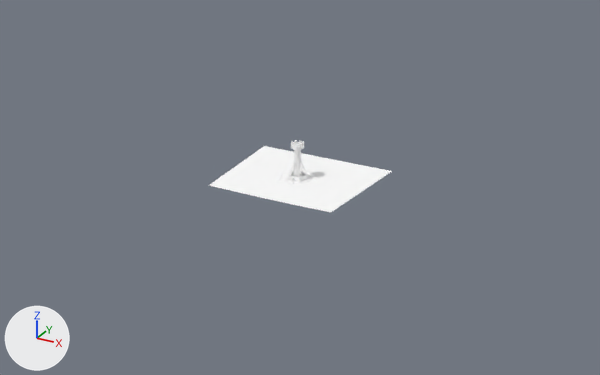
A saved change to the Blender file data/levels/basic_castle.blend.
Both versions are drawn from a 50 mm camera at (628.0, -1133.0, 550.0) aimed at (7.0, -3.0, -15.0). Arrows for +X, +Y and +Z are at lower left; the lights stay in place.

Objects in the first picture: 'Circle', 'Fosa', 'Ground', 'Ground.001', 'Murek'.
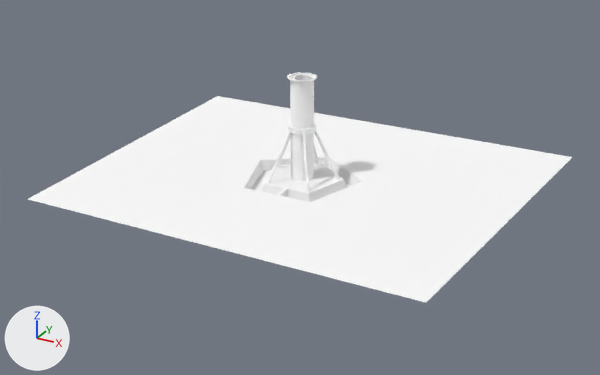
Where the newer file only moved an object's origin or applied its transform, the numbers keep the older frame.

What differs and where, as boxes (x1, y1, x2, y2) in the pictures (600 x 375 px; the box of a moved part takes in the faces that stretch with it):
'Ground', reshaped, moved, rescaled (196% wider, 210% taller)
    before: (209, 146, 392, 212)
    after: (28, 96, 572, 303)
'Circle', reshaped, moved, rescaled (121% wider, 189% taller)
    before: (291, 140, 304, 177)
    after: (287, 72, 317, 181)
'Circle.001', reshaped, moved, rescaled (190% wider, 180% taller)
    before: (293, 160, 302, 164)
    after: (288, 122, 316, 135)
'Fosa.001', added
    after: (252, 171, 350, 191)
'Wieza4.004', moved, rescaled
    before: (298, 164, 300, 183)
    after: (303, 133, 310, 192)
'Wieza4.001', moved, rescaled (178% wider, 200% taller)
    before: (286, 163, 294, 180)
    after: (267, 130, 291, 183)
'Wieza4.003', moved, rescaled
    before: (301, 163, 310, 179)
    after: (315, 131, 339, 179)
'Ground.001', deleted
    before: (264, 184, 291, 200)
'Murek', deleted
    before: (289, 171, 308, 182)
'Wieza4', moved, rescaled (not visible before)
    after: (277, 134, 291, 167)
'Wieza4.002', moved, rescaled (not visible before)
    after: (314, 145, 319, 165)
'Circle.002', added
    after: (292, 75, 297, 79)
part 1 of me_meshfosa, built on
    before: (278, 171, 318, 184)
    after: (244, 157, 361, 202)
part 2 of me_meshground, moved or reshaped
    before: (209, 182, 330, 212)
    after: (29, 188, 426, 303)
part 4 of me_circle_001, built on
    after: (288, 122, 316, 129)

What changed in the scene script:
```text
Change me_meshfosa:
    used by ob_fosa; location = (-8.0, -5.0, 7.0); rotation_euler = (0.0, 0.0, -2.967), in degrees (0, 0, -170)
    remove me_meshfosa.from_pydata(...)  # 22 vertices, 18 faces; spans x -43.3..22.7, y -37.9..28.0, z -8.5..-6.5
    add me_meshfosa.from_pydata(...)  # 25 vertices, 30 faces; spans x -43.3..22.7, y -37.9..28.0, z -26.9..-6.5
    me_meshfosa part 1
    12 vertices are removed from x -41.1..20.5, y -35.8..27.1, z -8.5..-6.5
    18 faces are deleted
    15 vertices are added at x -38.2..17.6, y -32.9..23.0, z -26.9..-23.7
    30 new faces join them
Change me_meshground:
    where me_meshground.from_pydata(...)  # 23 vertices, 19 faces; spans x -154.0..120.0, y -128.0..108.0, z -7.0..-6.0
    used by ob_ground; location = (-8.0, -5.0, 7.0); rotation_euler = (0.0, 0.0, -2.967), in degrees (0, 0, -170)
    verts and faces of me_meshground; kept vertices keep their numbers, new ones are numbered from 23
    me_meshground part 2
    add delete_vertices([*range(0, 4)])  # with the faces that use them
    add verts[23] = (9.0, 91.0, -6.0)  # pixel (202, 244)
    add faces += [(5, 23, 9), (9, 23, 10), (4, 10, 23)]
Change me_circle_001:
    used by ob_circle_001; location = (0.0, 0.0, -3.0); scale = (1.07, 1.07, 1.07)
    remove me_circle_001.from_pydata(...)  # 64 vertices, 92 faces; spans x -7.24..7.24, y -7.24..7.24, z 28.81..31.61
    add me_circle_001.from_pydata(...)  # 128 vertices, 128 faces; spans x -7.24..7.24, y -7.24..7.24, z 28.81..31.61
    me_circle_001 part 4
    60 faces are deleted
    32 vertices are added at x -5.79..5.79, y -5.79..5.79, z 28.81
    32 new vertices lie (0.0, 0.0, 2.8) away from vertices in x -5.79..5.79, y -5.79..5.79, z 28.81
    96 new faces join them
Change me_circle:
    remove me_circle.from_pydata(...)  # 241 vertices, 256 faces, 8 loose edges; spans x -11.2..11.2, y -11.2..11.2, z -1.0..64.0
    add me_circle.from_pydata(...)  # 316 vertices, 301 faces, 40 loose edges; spans x -8.0..8.0, y -8.0..8.0, z -3.3..55.9
    me_circle part 3: 241 vertices removed from x -11.2..11.2, y -11.2..11.2, z -1.0..64.0; 316 vertices added at x -8.0..8.0, y -8.0..8.0, z -3.3..55.9
Add me_meshfosa_001:
    me_meshfosa_001.from_pydata([(-0.5, 24.5, -6.5), (-40.6, 4.1, -6.5), (-28.0, 28.8, -6.5), (-21.0, -15.6, -6.5), (3.8, -3.0, -6.5), (-32.6, 39.6, -6.5), (8.1, 33.1, -6.5), (-51.4, 2.8, -6.5), (-22.2, -26.4, -6.5), (14.6, -7.6, -6.5)], [], [(4, 3, 8, 9), (1, 7, 8, 3), (6, 0, 4, 9), (0, 6, 5, 2), (5, 7, 1, 2)])
    me_meshfosa_001.materials.append(mat_matoveruvtex)  # its picture is missing
Remove ob_ground_001:
    ob_ground_001 = bpy.data.objects.new('Ground.001', me_meshground_002)
Change ob_ground:
    ob_ground.location: (-8.0, -5.0, 7.0) -> (-25.0, 2.0, 16.0)
    ob_ground.scale: (1.0, 1.0, 1.0) -> (3.0, 3.0, 3.0)
Remove ob_murek:
    ob_murek = bpy.data.objects.new('Murek', me_meshmurek)
Change ob_circle_001:
    ob_circle_001.location: (0.0, 0.0, -3.0) -> (-1.0, 17.0, -12.0)
    ob_circle_001.scale: (1.07, 1.07, 1.07) -> (3.22, 3.22, 3.22)
Change ob_wieza4_004:
    ob_wieza4_004.location: (17.0, -17.0, 0.0) -> (52.0, -33.0, -3.0)
    ob_wieza4_004.scale: (1.0, 1.0, 1.0) -> (3.0, 3.0, 3.0)
Change ob_wieza4_003:
    ob_wieza4_003.location: (22.0, 11.0, 0.0) -> (64.0, 50.0, -3.0)
    ob_wieza4_003.scale: (1.0, 1.0, 1.0) -> (3.0, 3.0, 3.0)
Change ob_wieza4_002:
    ob_wieza4_002.location: (-4.0, 24.0, 0.0) -> (-13.0, 89.0, -3.0)
    ob_wieza4_002.scale: (1.0, 1.0, 1.0) -> (3.0, 3.0, 3.0)
Change ob_wieza4:
    ob_wieza4.location: (-24.0, 3.0, 0.0) -> (-72.0, 27.0, -3.0)
    ob_wieza4.scale: (1.0, 1.0, 1.0) -> (3.0, 3.0, 3.0)
Change ob_wieza4_001:
    ob_wieza4_001.location: (-11.0, -22.0, 0.0) -> (-34.0, -48.0, -3.0)
    ob_wieza4_001.scale: (1.0, 1.0, 1.0) -> (3.0, 3.0, 3.0)
Change ob_circle:
    ob_circle.location: (0.0, 0.0, 0.0) -> (-1.0, 17.0, 5.0)
    ob_circle.scale: (1.0, 1.0, 1.0) -> (3.0, 3.0, 3.0)
Add ob_circle_002:
    ob_circle_002 = bpy.data.objects.new('Circle.002', me_circle_002)  # 2320 vertices, 1740 faces; spans x -5.9..5.9, y -5.9..5.9, z -1.0..57.1; in mat_matoveruvtex (its picture is missing)
    ob_circle_002.location = (-1.0, 17.0, -1.0)
    ob_circle_002.scale = (3.0, 3.0, 3.0)
Add ob_fosa_001:
    ob_fosa_001 = bpy.data.objects.new('Fosa.001', me_meshfosa_001)
    ob_fosa_001.location = (-55.0, 32.0, -4.0)
    ob_fosa_001.rotation_euler = (0.0, 0.0, -2.967)  # degrees (0, 0, -170)
    ob_fosa_001.scale = (3.0, 3.0, 3.0)
```
